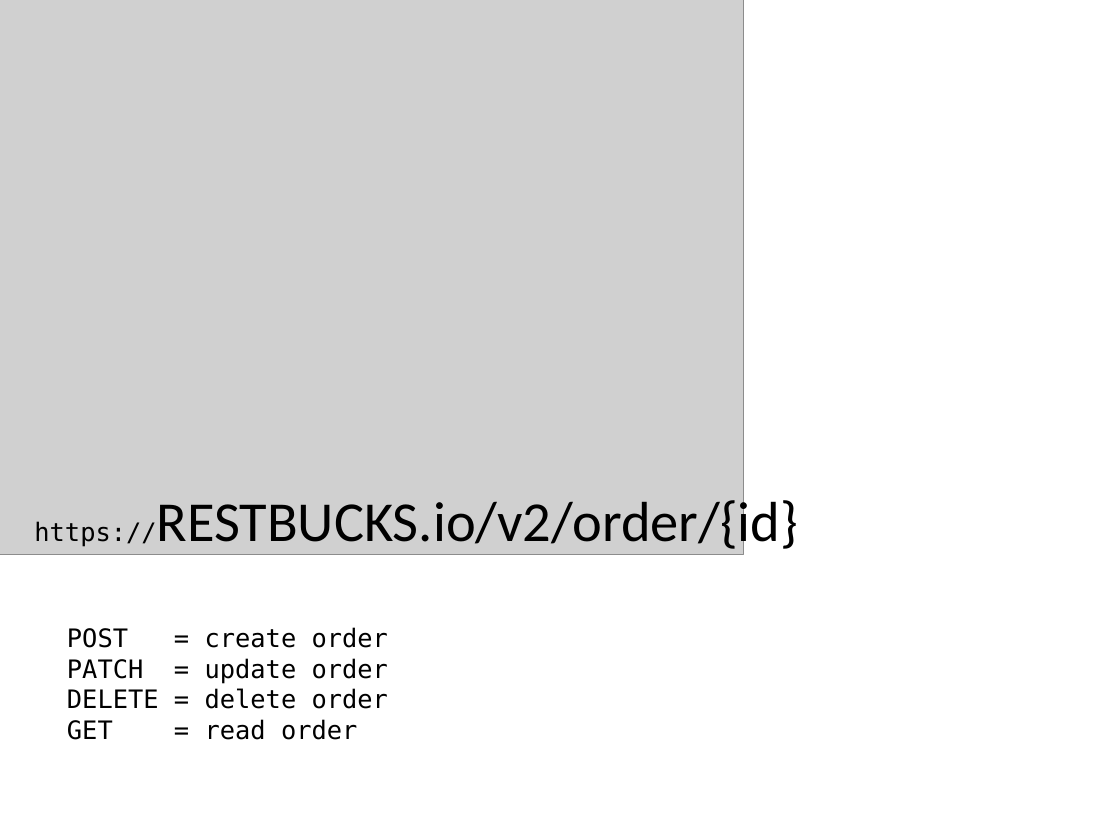
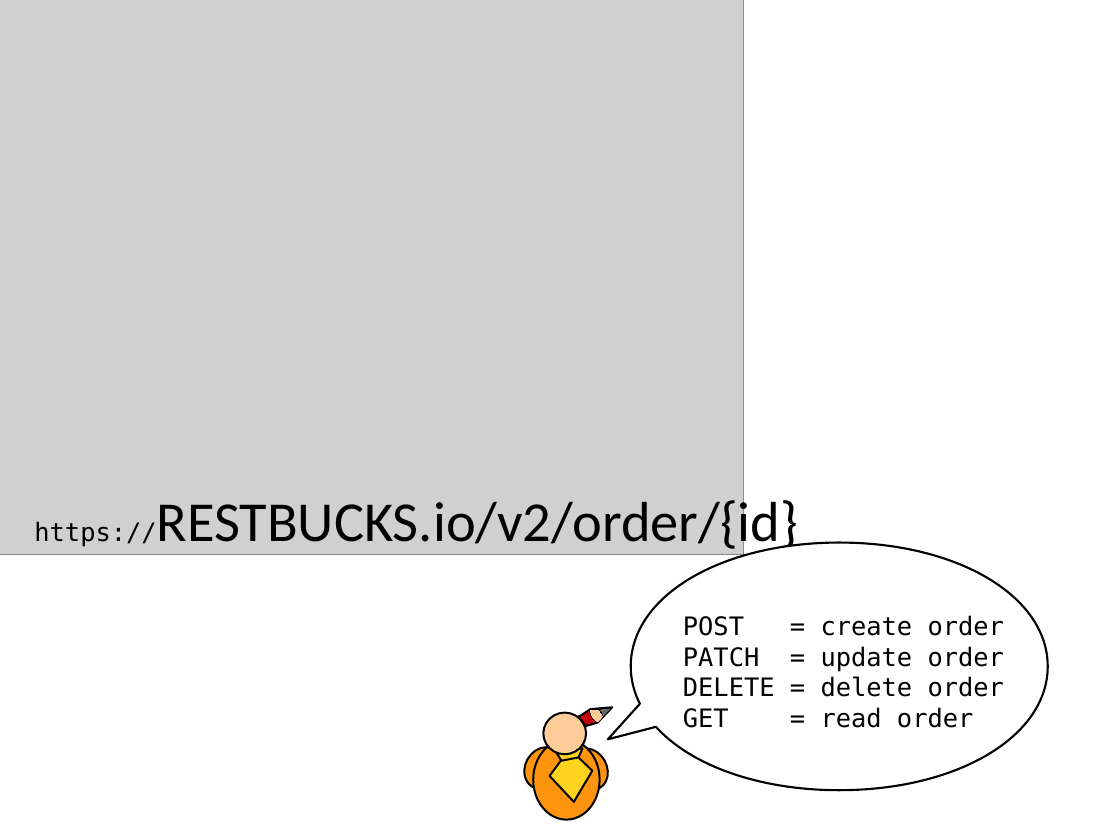
Before and after one commit to xdoo/schema_evolution_demo, a slide deck: slide 26 of Folien.odp (slide 15 before the commit). Drawn at 1120x840 pixels with LibreOffice and Linux fonts; fonts in the diff are those of the drawing; grey boxes stand for pictures. Boxes give left, top, right and bottom in pixels: in the first picture for what was removed or moved away, otherwise in the second. Text is boxed around its words. In the diff, an @@ line names an element or a change of style, - is before the commit and + after.

```diff
--- a/Folien.odp
+++ b/Folien.odp
@@ freeform shape added at bbox=[608, 543, 1048, 791], fill #FFFFFF, outline #000000 1.5 pt @@
@@ text "POST = create order": place and size @@
-text "POST = create order" at bbox=[67, 627, 388, 740]
+text "POST = create order" at bbox=[683, 615, 1004, 728]
@@ group added at bbox=[517, 707, 616, 820]: 6 freeform shapes, 4 ellipses @@
```
Also in this commit, not shown: 7 other slides changed, 21 slides added, 2 slides removed, 1 other file.
